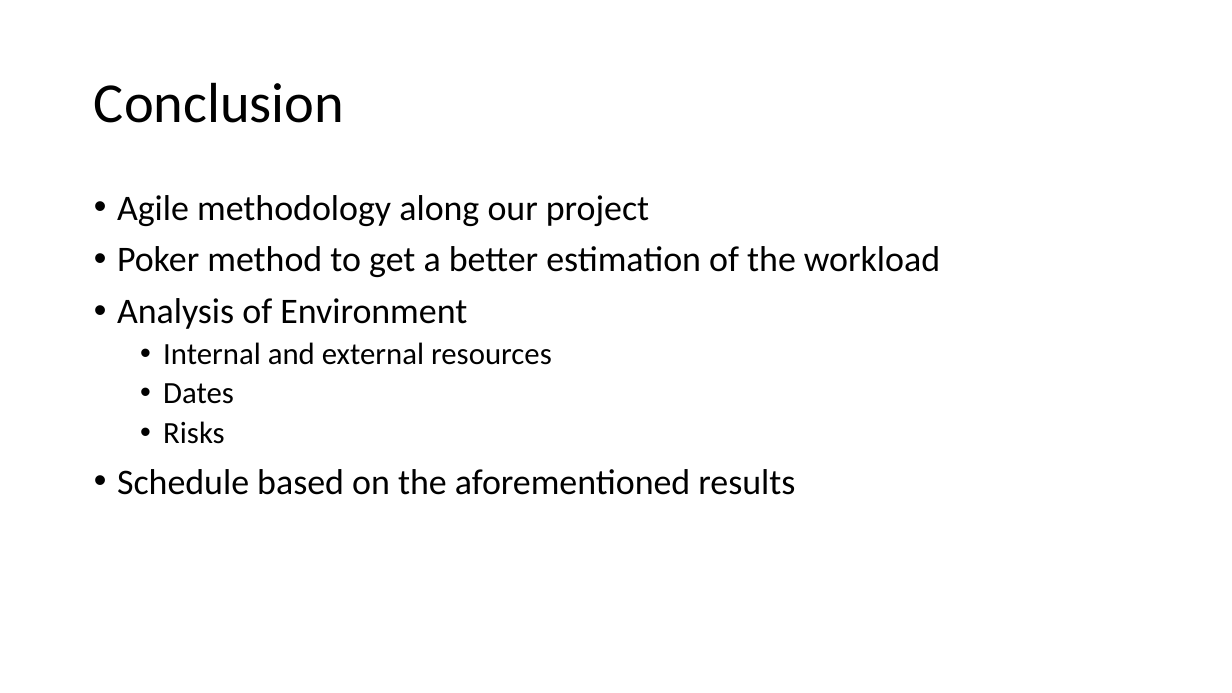
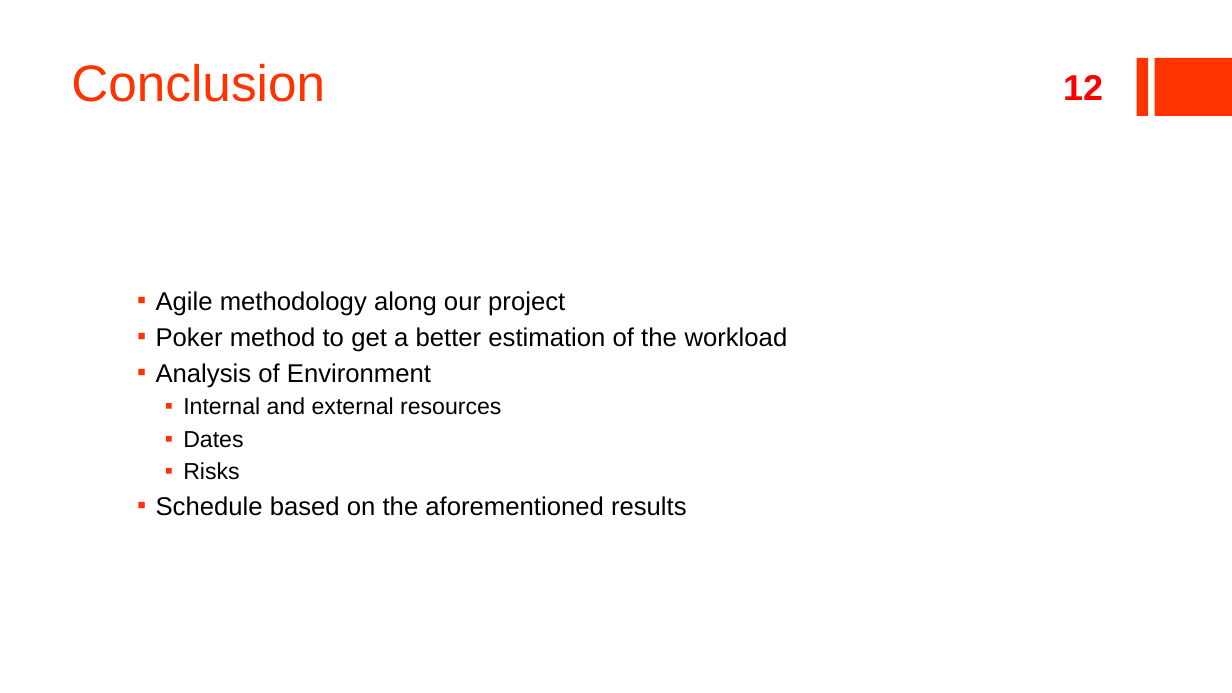
Before and after one commit to ildyria/Arimaa, a slide deck: slide 12 of Docs/Reports/Planning Presentation/V2Planning.pptx (slide 11 before the commit). Drawn at 1232x693 pixels with LibreOffice and Linux fonts; fonts in the diff are those of the drawing. Boxes give left, top, right and bottom in pixels: in the first picture for what was removed or moved away, otherwise in the second. Text is boxed around its words. In the diff, an @@ line names an element or a change of style, - is before the commit and + after.

```diff
--- a/Docs/Reports/Planning Presentation/V2Planning.pptx
+++ b/Docs/Reports/Planning Presentation/V2Planning.pptx
@@ title "Conclusion": place and size @@
-title "Conclusion" at box(94, 82, 344, 123)
+title "Conclusion" at box(71, 63, 325, 102)
@@ title "Conclusion" at box(71, 63, 325, 102): size 44 to 40 pt, font Calibri to Arial, text colour #000000 to #FF3300; line spacing 0.9 to 1; vertical alignment middle to bottom @@
@@ rectangle added at box(1137, 58, 1149, 116), fill #FF3300 @@
@@ rectangle added at box(1155, 58, 1232, 116), fill #FF3300 @@
@@ page number added at box(1063, 75, 1103, 100), 28 pt, text #FF0000, bold @@
+12
@@ text "Agile methodology along our project": place and size @@
-text "Agile methodology along our project" at box(117, 195, 940, 495)
+text "Agile methodology along our project" at box(156, 291, 788, 516)
@@ text "Agile methodology along our project" at box(156, 291, 788, 516): size 28 to 20 pt in "Agile methodology along our project", "Poker method to get a better estimation ...", "Analysis of Environment", "Schedule based on the aforementioned results"; font Calibri to Arial; size 24 to 18 pt in "Internal and external resources", "Dates", "Risks"; bullet • to ▪; line spacing 0.9 to 1; less space between paragraphs @@
```
Also in this commit, not shown: 9 other slides changed, 2 slides added, 1 slide removed.
